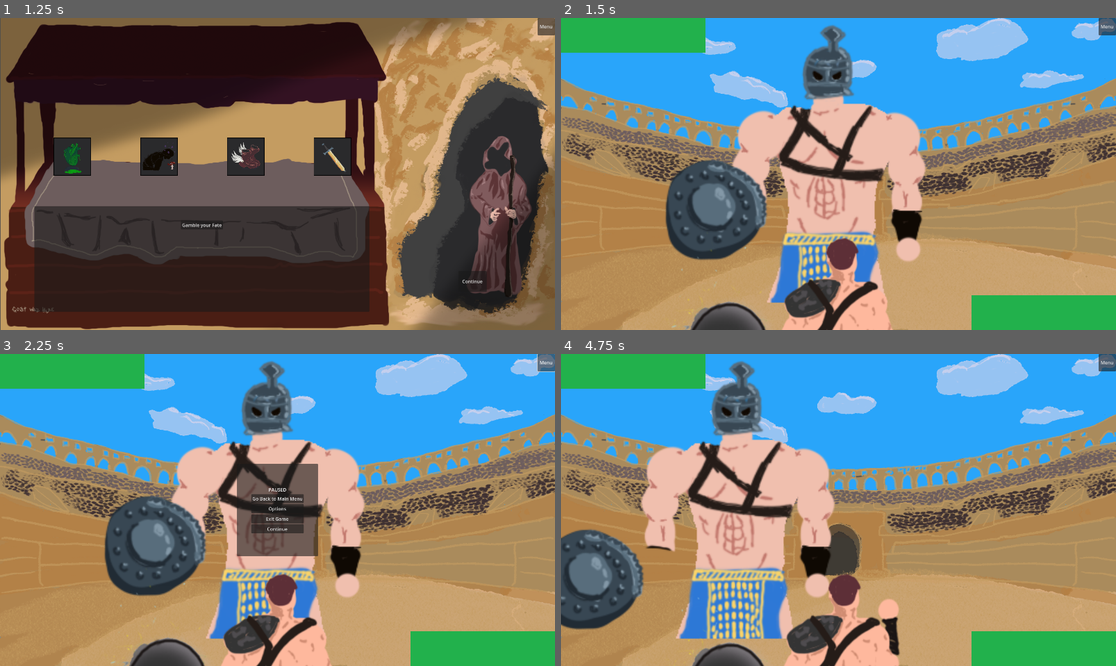
Above: before the commit, frames 1-4 (two rows, left to right).
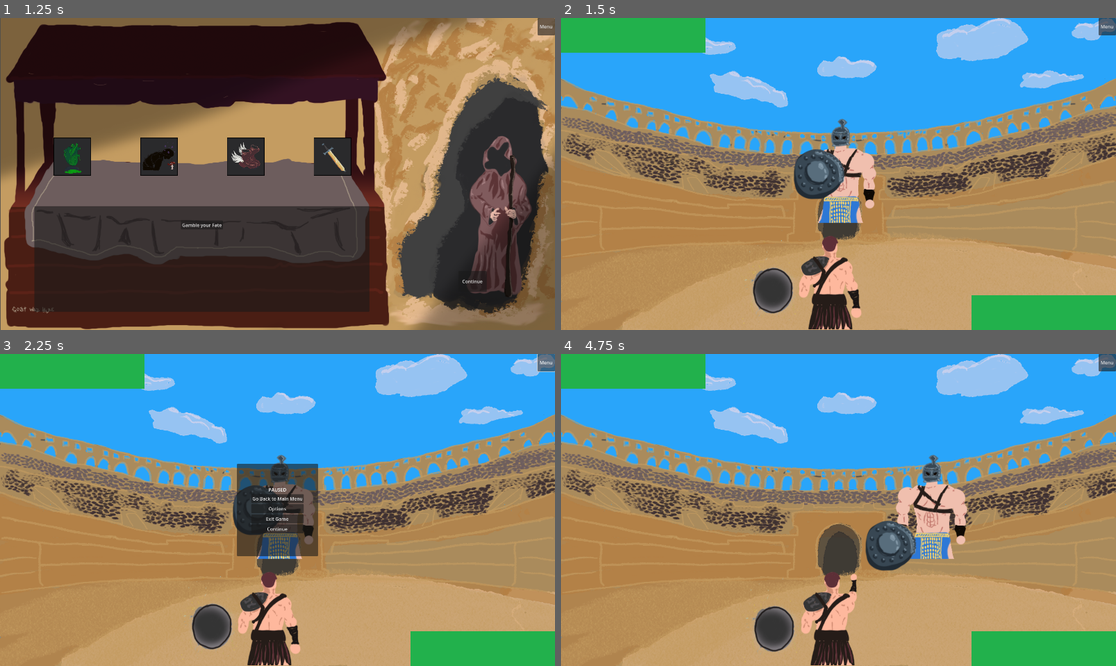
Above: after the commit, the same moments.

Repository: sentientfish/brackygamejam20251
Game: Godot game, scene res://ui/main_menu.tscn
Two runs of this game, one before a commit and one after it. Both use one fixed random seed, a clock stepped at 60 frames per second and the inputs below. Sound files missing from this copy of the repository are replaced by a short silence.
Inputs (mouse positions are in pixels of both pictures, inside the frame that each line leads up to):
- Up to frame 1 (1.25 s): click "Start" at 0.5 s
- Up to frame 2 (1.5 s): click "Continue" at 1.25 s
- Up to frame 3 (2.25 s): click "Menu" at 2 s
- Up to frame 4 (4.75 s): click "Continue" at 2.75 s; tap Enter at 3.5 s; move the mouse to (960, 494) at 3.52 s; hold D (move_right) 3.53-4.28 s; hold J (block) 3.53-4.28 s; tap K (attack) at 3.6, 4.55 s; move the mouse to (727, 525) at 4.27 s; hold S (target_down) from 4.28 s (still down); tap J (block) at 4.35 s

Frame 1 is identical in both runs. In frame 2, 24% of the frame differs, in the area x 18-66%, y 2-100%; in frame 3, 23%; in frame 4, 30%, in the area x 0-74%, y 2-100%.

Commit message:
fix animations

Diff:
--- a/scenes/arena.tscn
+++ b/scenes/arena.tscn
@@ -23,13 +23,11 @@
 offset_bottom = 40.0
 texture = ExtResource("2_ppnlw")
 
+[node name="Player" parent="." instance=ExtResource("1_1kr8c")]
+position = Vector2(924, 885)
+
 [node name="Enemy" parent="." instance=ExtResource("2_yu7fl")]
-position = Vector2(960, 650)
-scale = Vector2(2, 2)
-
-[node name="Player" parent="." instance=ExtResource("1_1kr8c")]
-position = Vector2(960, 850)
-scale = Vector2(2, 2)
+position = Vector2(952, 622)
 
 [node name="ArenaBoundary" type="StaticBody2D" parent="."]
 physics_material_override = SubResource("PhysicsMaterial_40apj")
--- a/scenes/enemy.tscn
+++ b/scenes/enemy.tscn
@@ -1,9 +1,12 @@
-[gd_scene load_steps=21 format=3 uid="uid://d2keyc5bivfqk"]
+[gd_scene load_steps=25 format=3 uid="uid://d2keyc5bivfqk"]
 
 [ext_resource type="Script" path="res://scripts/enemy.gd" id="1_kk3if"]
 [ext_resource type="Texture2D" uid="uid://dn4rt3wr7wugp" path="res://assets/EnemyShield.png" id="3_73nnx"]
 [ext_resource type="Texture2D" uid="uid://bsdfujx6bqklb" path="res://assets/Enemy.png" id="3_i5708"]
 [ext_resource type="Texture2D" uid="uid://i3325gxgme4k" path="res://assets/Enemy-Arm-1.png" id="4_71bxb"]
+[ext_resource type="Texture2D" uid="uid://mngciare6f7u" path="res://assets/Enemy-Arm-2.png" id="5_ocgm2"]
+[ext_resource type="Texture2D" uid="uid://b2vvpl1qisn3q" path="res://assets/Enemy-Arm-3.png" id="6_aic8f"]
+[ext_resource type="AudioStream" uid="uid://duff40s86phro" path="res://assets/sounds/Swordhitv2.wav" id="7_8iy6s"]
 
 [sub_resource type="RectangleShape2D" id="RectangleShape2D_uyehj"]
 size = Vector2(192, 75.3125)
@@ -22,6 +25,23 @@
 
 [sub_resource type="RectangleShape2D" id="RectangleShape2D_ag5ug"]
 size = Vector2(150, 42)
+
+[sub_resource type="SpriteFrames" id="SpriteFrames_3idn4"]
+animations = [{
+"frames": [{
+"duration": 1.0,
+"texture": ExtResource("4_71bxb")
+}, {
+"duration": 1.0,
+"texture": ExtResource("5_ocgm2")
+}, {
+"duration": 1.0,
+"texture": ExtResource("6_aic8f")
+}],
+"loop": true,
+"name": &"default",
+"speed": 5.0
+}]
 
 [sub_resource type="RectangleShape2D" id="RectangleShape2D_bu8gv"]
 size = Vector2(192, 192)
@@ -77,19 +97,19 @@
 "times": PackedFloat32Array(0),
 "transitions": PackedFloat32Array(1),
 "update": 0,
-"values": [Vector2(4, 10)]
+"values": [Vector2(22, -96)]
 }
 tracks/4/type = "value"
 tracks/4/imported = false
 tracks/4/enabled = true
-tracks/4/path = NodePath("Sword/SwordSprite:position")
+tracks/4/path = NodePath("Sword/SwordAnimatedSprite:frame")
 tracks/4/interp = 1
 tracks/4/loop_wrap = true
 tracks/4/keys = {
 "times": PackedFloat32Array(0),
 "transitions": PackedFloat32Array(1),
-"update": 0,
-"values": [Vector2(2, 3)]
+"update": 1,
+"values": [0]
 }
 
 [sub_resource type="Animation" id="Animation_dmsfe"]
@@ -106,7 +126,7 @@
 "times": PackedFloat32Array(0, 0.25),
 "transitions": PackedFloat32Array(1, 1),
 "update": 1,
-"values": [Vector2(-117, 16), Vector2(-43, 89)]
+"values": [Vector2(22, -96), Vector2(68, -70)]
 }
 
 [sub_resource type="Animation" id="Animation_00n1s"]
@@ -123,7 +143,7 @@
 "times": PackedFloat32Array(0, 0.25),
 "transitions": PackedFloat32Array(1, 1),
 "update": 1,
-"values": [Vector2(-117, 16), Vector2(-50, 17)]
+"values": [Vector2(22, -140), Vector2(91, -140)]
 }
 
 [sub_resource type="Animation" id="Animation_4cd7i"]
@@ -140,7 +160,7 @@
 "times": PackedFloat32Array(0, 0.25),
 "transitions": PackedFloat32Array(1, 1),
 "update": 1,
-"values": [Vector2(-117, 16), Vector2(-61, -42)]
+"values": [Vector2(22, -96), Vector2(89, -219)]
 }
 
 [sub_resource type="Animation" id="Animation_fb6nt"]
@@ -162,14 +182,14 @@
 tracks/1/type = "value"
 tracks/1/imported = false
 tracks/1/enabled = true
-tracks/1/path = NodePath("Sword/SwordSprite:position")
+tracks/1/path = NodePath("Sword/SwordAnimatedSprite:frame")
 tracks/1/interp = 1
 tracks/1/loop_wrap = true
 tracks/1/keys = {
 "times": PackedFloat32Array(0, 0.25, 0.5),
 "transitions": PackedFloat32Array(1, 1, 1),
 "update": 1,
-"values": [Vector2(146, -51), Vector2(147, -6), Vector2(146, -51)]
+"values": [1, 2, 0]
 }
 
 [sub_resource type="Animation" id="Animation_e0xkf"]
@@ -191,14 +211,14 @@
 tracks/1/type = "value"
 tracks/1/imported = false
 tracks/1/enabled = true
-tracks/1/path = NodePath("Sword/SwordSprite:position")
+tracks/1/path = NodePath("Sword/SwordAnimatedSprite:frame")
 tracks/1/interp = 1
 tracks/1/loop_wrap = true
 tracks/1/keys = {
 "times": PackedFloat32Array(0, 0.25, 0.5),
 "transitions": PackedFloat32Array(1, 1, 1),
 "update": 1,
-"values": [Vector2(146, -51), Vector2(147, -6), Vector2(146, -51)]
+"values": [1, 2, 0]
 }
 
 [sub_resource type="Animation" id="Animation_javw3"]
@@ -220,14 +240,14 @@
 tracks/1/type = "value"
 tracks/1/imported = false
 tracks/1/enabled = true
-tracks/1/path = NodePath("Sword/SwordSprite:position")
+tracks/1/path = NodePath("Sword/SwordAnimatedSprite:frame")
 tracks/1/interp = 1
 tracks/1/loop_wrap = true
 tracks/1/keys = {
 "times": PackedFloat32Array(0, 0.25, 0.5),
 "transitions": PackedFloat32Array(1, 1, 1),
 "update": 1,
-"values": [Vector2(146, -51), Vector2(147, -6), Vector2(146, -51)]
+"values": [1, 2, 0]
 }
 
 [sub_resource type="AnimationLibrary" id="AnimationLibrary_nr4rx"]
@@ -245,32 +265,30 @@
 script = ExtResource("1_kk3if")
 
 [node name="EnemySprite" type="Sprite2D" parent="."]
-scale = Vector2(2, 2)
+position = Vector2(26, -105)
+scale = Vector2(1.5, 1.5)
 texture = ExtResource("3_i5708")
 
 [node name="Shield" type="Node2D" parent="."]
 
 [node name="ShieldSprite" type="Sprite2D" parent="Shield"]
-position = Vector2(4, 10)
+position = Vector2(22, -96)
 scale = Vector2(2, 2)
 texture = ExtResource("3_73nnx")
 
 [node name="ShieldAreaUp" type="Area2D" parent="Shield"]
-visible = false
 
 [node name="ShieldCollisionUp" type="CollisionShape2D" parent="Shield/ShieldAreaUp"]
 position = Vector2(0, -100)
 shape = SubResource("RectangleShape2D_uyehj")
 
 [node name="ShieldAreaMiddle" type="Area2D" parent="Shield"]
-visible = false
 
 [node name="ShieldCollisionMiddle" type="CollisionShape2D" parent="Shield/ShieldAreaMiddle"]
 position = Vector2(0, -15)
 shape = SubResource("RectangleShape2D_gc8bk")
 
 [node name="ShieldAreaDown" type="Area2D" parent="Shield"]
-visible = false
 
 [node name="ShieldCollisionDown" type="CollisionShape2D" parent="Shield/ShieldAreaDown"]
 position = Vector2(0, 72)
@@ -278,11 +296,6 @@
 
 [node name="Sword" type="Node2D" parent="."]
 
-[node name="SwordSprite" type="Sprite2D" parent="Sword"]
-position = Vector2(2, 3)
-scale = Vector2(2, 2)
-texture = ExtResource("4_71bxb")
-
 [node name="SwordAreaUp" type="Area2D" parent="Sword"]
 monitoring = false
 
@@ -304,12 +317,15 @@
 position = Vector2(0, 320)
 shape = SubResource("RectangleShape2D_ag5ug")
 
+[node name="SwordAnimatedSprite" type="AnimatedSprite2D" parent="Sword"]
+position = Vector2(24, -99)
+scale = Vector2(1.5, 1.5)
+sprite_frames = SubResource("SpriteFrames_3idn4")
+
 [node name="EnemyCollision" type="CollisionShape2D" parent="."]
-visible = false
 shape = SubResource("RectangleShape2D_bu8gv")
 
 [node name="EnemyArea" type="Area2D" parent="."]
-visible = false
 
 [node name="EnemyAreaShape" type="CollisionShape2D" parent="EnemyArea"]
 shape = SubResource("RectangleShape2D_5orx6")
@@ -327,6 +343,10 @@
 
 [node name="BlockDurationTimer" type="Timer" parent="."]
 wait_time = 1.5
+
+[node name="EnemyAttackedSFXPlayer" type="AudioStreamPlayer2D" parent="."]
+stream = ExtResource("7_8iy6s")
+bus = &"SFX"
 
 [connection signal="body_entered" from="Sword/SwordAreaUp" to="." method="_on_sword_area_up_body_entered"]
 [connection signal="body_entered" from="Sword/SwordAreaMiddle" to="." method="_on_sword_area_middle_body_entered"]
--- a/scenes/player.tscn
+++ b/scenes/player.tscn
@@ -168,7 +168,7 @@
 [sub_resource type="Animation" id="Animation_diara"]
 resource_name = "sword_attack_down"
 length = 0.5
-step = 0.25
+step = 0.125
 tracks/0/type = "value"
 tracks/0/imported = false
 tracks/0/enabled = true
@@ -188,16 +188,16 @@
 tracks/1/interp = 1
 tracks/1/loop_wrap = true
 tracks/1/keys = {
-"times": PackedFloat32Array(0, 0.25, 0.5),
-"transitions": PackedFloat32Array(1, 1, 1),
-"update": 1,
-"values": [1, 2, 3]
+"times": PackedFloat32Array(0, 0.125, 0.25, 0.375, 0.5),
+"transitions": PackedFloat32Array(1, 1, 1, 1, 1),
+"update": 1,
+"values": [1, 2, 3, 1, 0]
 }
 
 [sub_resource type="Animation" id="Animation_f7bs3"]
 resource_name = "sword_attack_middle"
 length = 0.5
-step = 0.25
+step = 0.125
 tracks/0/type = "value"
 tracks/0/imported = false
 tracks/0/enabled = true
@@ -217,16 +217,16 @@
 tracks/1/interp = 1
 tracks/1/loop_wrap = true
 tracks/1/keys = {
-"times": PackedFloat32Array(0, 0.25, 0.5),
-"transitions": PackedFloat32Array(1, 1, 1),
-"update": 1,
-"values": [1, 2, 3]
+"times": PackedFloat32Array(0, 0.125, 0.25, 0.375, 0.5),
+"transitions": PackedFloat32Array(1, 1, 1, 1, 1),
+"update": 1,
+"values": [1, 2, 3, 1, 0]
 }
 
 [sub_resource type="Animation" id="Animation_vs7me"]
 resource_name = "sword_attack_up"
 length = 0.5
-step = 0.25
+step = 0.125
 tracks/0/type = "value"
 tracks/0/imported = false
 tracks/0/enabled = true
@@ -246,10 +246,10 @@
 tracks/1/interp = 1
 tracks/1/loop_wrap = true
 tracks/1/keys = {
-"times": PackedFloat32Array(0, 0.25, 0.5),
-"transitions": PackedFloat32Array(1, 1, 1),
-"update": 1,
-"values": [1, 2, 3]
+"times": PackedFloat32Array(0, 0.125, 0.25, 0.375, 0.5),
+"transitions": PackedFloat32Array(1, 1, 1, 1, 1),
+"update": 1,
+"values": [1, 2, 3, 1, 0]
 }
 
 [sub_resource type="AnimationLibrary" id="AnimationLibrary_nr4rx"]
@@ -274,21 +274,18 @@
 texture = ExtResource("2_osfnp")
 
 [node name="ShieldAreaUp" type="Area2D" parent="Shield"]
-visible = false
 
 [node name="ShieldCollisionUp" type="CollisionShape2D" parent="Shield/ShieldAreaUp"]
 position = Vector2(0, -100)
 shape = SubResource("RectangleShape2D_752ta")
 
 [node name="ShieldAreaMiddle" type="Area2D" parent="Shield"]
-visible = false
 
 [node name="ShieldCollisionMiddle" type="CollisionShape2D" parent="Shield/ShieldAreaMiddle"]
 position = Vector2(0, -15)
 shape = SubResource("RectangleShape2D_yx7bf")
 
 [node name="ShieldAreaDown" type="Area2D" parent="Shield"]
-visible = false
 
 [node name="ShieldCollisionDown" type="CollisionShape2D" parent="Shield/ShieldAreaDown"]
 position = Vector2(0, 72)
@@ -297,7 +294,6 @@
 [node name="Sword" type="Node2D" parent="."]
 
 [node name="SwordAreaUp" type="Area2D" parent="Sword"]
-visible = false
 monitoring = false
 
 [node name="SwordCollisionUp" type="CollisionShape2D" parent="Sword/SwordAreaUp"]
@@ -305,7 +301,6 @@
 shape = SubResource("RectangleShape2D_xdwk7")
 
 [node name="SwordAreaMiddle" type="Area2D" parent="Sword"]
-visible = false
 monitoring = false
 
 [node name="SwordCollisionMiddle" type="CollisionShape2D" parent="Sword/SwordAreaMiddle"]
@@ -313,7 +308,6 @@
 shape = SubResource("RectangleShape2D_2hsp2")
 
 [node name="SwordAreaDown" type="Area2D" parent="Sword"]
-visible = false
 monitoring = false
 
 [node name="SwordCollisionDown" type="CollisionShape2D" parent="Sword/SwordAreaDown"]
@@ -330,7 +324,6 @@
 texture = ExtResource("4_j8ytr")
 
 [node name="PlayerCollision" type="CollisionShape2D" parent="."]
-visible = false
 shape = SubResource("RectangleShape2D_xox8q")
 
 [node name="AnimationPlayer" type="AnimationPlayer" parent="."]
--- a/scripts/enemy.gd
+++ b/scripts/enemy.gd
@@ -21,6 +21,7 @@
 var panic_timer: Timer = null
 var cornered_block_timer: Timer = null # how long before enemy can block again
 var block_duration_timer: Timer = null # enemy block duration
+var enemy_attacked_sfx_player: AudioStreamPlayer2D = null
 var last_block_direction: Enums.ActionDirection = Enums.ActionDirection.NONE
 
 @onready var animation_player: AnimationPlayer = $AnimationPlayer
@@ -30,6 +31,7 @@
 	panic_timer = get_node("PanicRunTimer")
 	cornered_block_timer = get_node("CorneredBlockTimer")
 	block_duration_timer = get_node("BlockDurationTimer")
+	enemy_attacked_sfx_player = get_node("EnemyAttackedSFXPlayer")
 
 	# Triggers all effects on enemy
 	for effect in Globals.EnemyStatusEffects:
@@ -63,7 +65,6 @@
 func attack(action_direction: Enums.ActionDirection):
 	print("Enemy attacking direction: " +
 		Enums.ActionDirection.keys()[action_direction])
-	# TODO: play an actual animation
 	match action_direction:
 		Enums.ActionDirection.UP:
 			animation_player.play("sword_attack_up")
@@ -118,8 +119,10 @@
 		player.current_health -= current_block_damage
 		var attack_direction: Enums.ActionDirection = _get_random_direction()
 		attack(attack_direction)
+		await animation_player.animation_finished
 	else:
 		print("Enemy hit!")
+		enemy_attacked_sfx_player.play()
 		current_health -= damage
 		print("Current enemy health: " + str(current_health))
 
@@ -191,11 +194,11 @@
 	can_block = false
 	unblock(last_block_direction)
 
-func _on_sword_area_up_body_entered(player: Player) -> void:
+func _on_sword_area_up_body_entered(player: CharacterBody2D) -> void:
 	player.attacked(self, stat_attack, Enums.ActionDirection.UP)
 
-func _on_sword_area_middle_body_entered(player: Player) -> void:
+func _on_sword_area_middle_body_entered(player: CharacterBody2D) -> void:
 	player.attacked(self, stat_attack, Enums.ActionDirection.MIDDLE)
 
-func _on_sword_area_down_body_entered(player: Player) -> void:
+func _on_sword_area_down_body_entered(player: CharacterBody2D) -> void:
 	player.attacked(self, stat_attack, Enums.ActionDirection.DOWN)
--- a/scripts/player.gd
+++ b/scripts/player.gd
@@ -73,7 +73,6 @@
 func attack(action_direction: Enums.ActionDirection):
 	print("Player attacking direction: " +
 		Enums.ActionDirection.keys()[action_direction])
-	# TODO: play an actual animation
 	match action_direction:
 		Enums.ActionDirection.UP:
 			animation_player.play("sword_attack_up")
